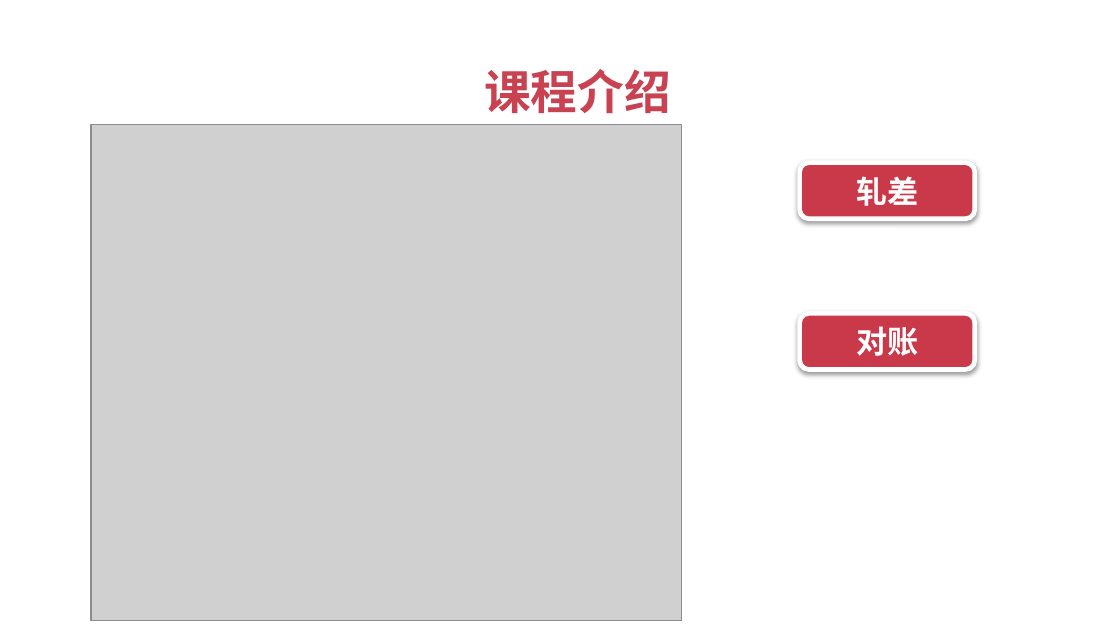
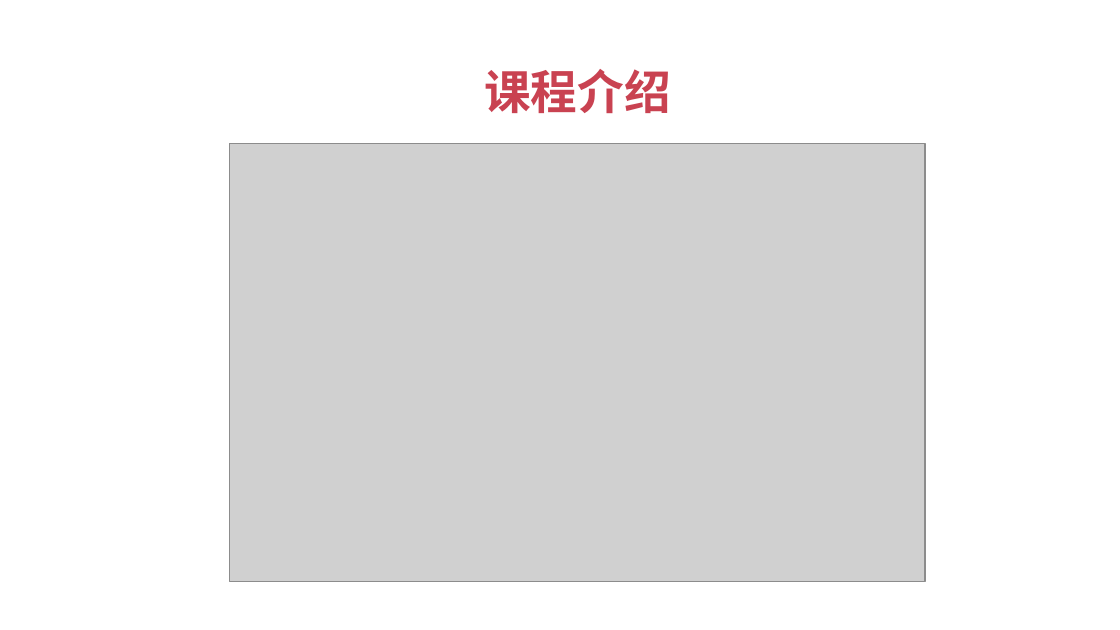
Before and after one commit to 1329555958/financial, a slide deck: slide 19 of 理财平台.pptx. Drawn at 1120x630 pixels with LibreOffice and Linux fonts; fonts in the diff are those of the drawing; grey boxes stand for pictures. Boxes give left, top, right and bottom in pixels: in the first picture for what was removed or moved away, otherwise in the second. Text is boxed around its words. In the diff, an @@ line names an element or a change of style, - is before the commit and + after.

```diff
--- a/理财平台.pptx
+++ b/理财平台.pptx
@@ picture removed at bbox=[91, 124, 682, 620] @@
@@ picture added at bbox=[230, 143, 925, 582] @@
@@ rounded rectangle removed at bbox=[800, 162, 974, 218] @@
-轧差
@@ rounded rectangle removed at bbox=[800, 314, 974, 370] @@
-对账
```
Also in this commit, not shown: 1 slide added, 1 other file.
